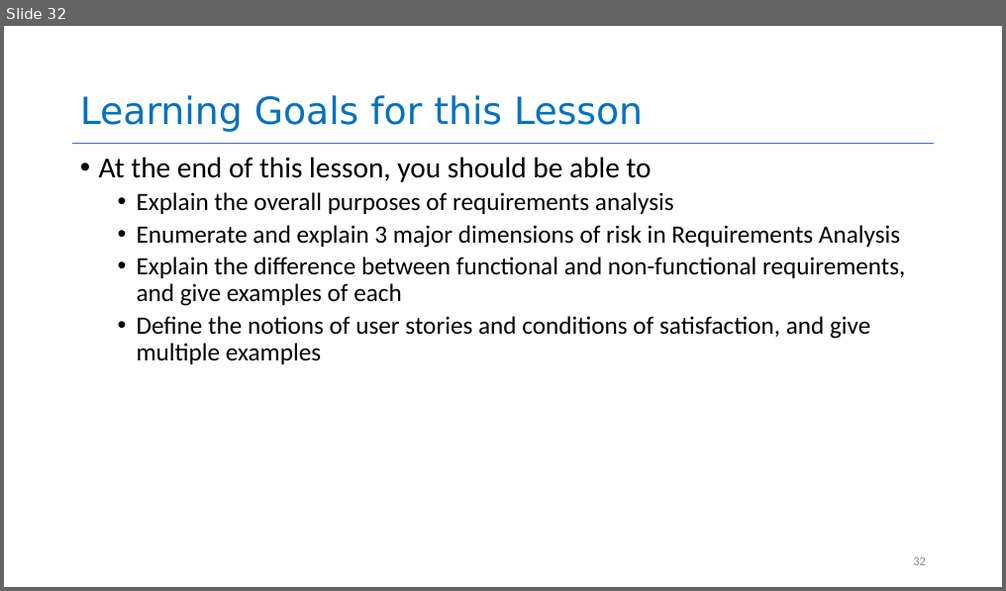
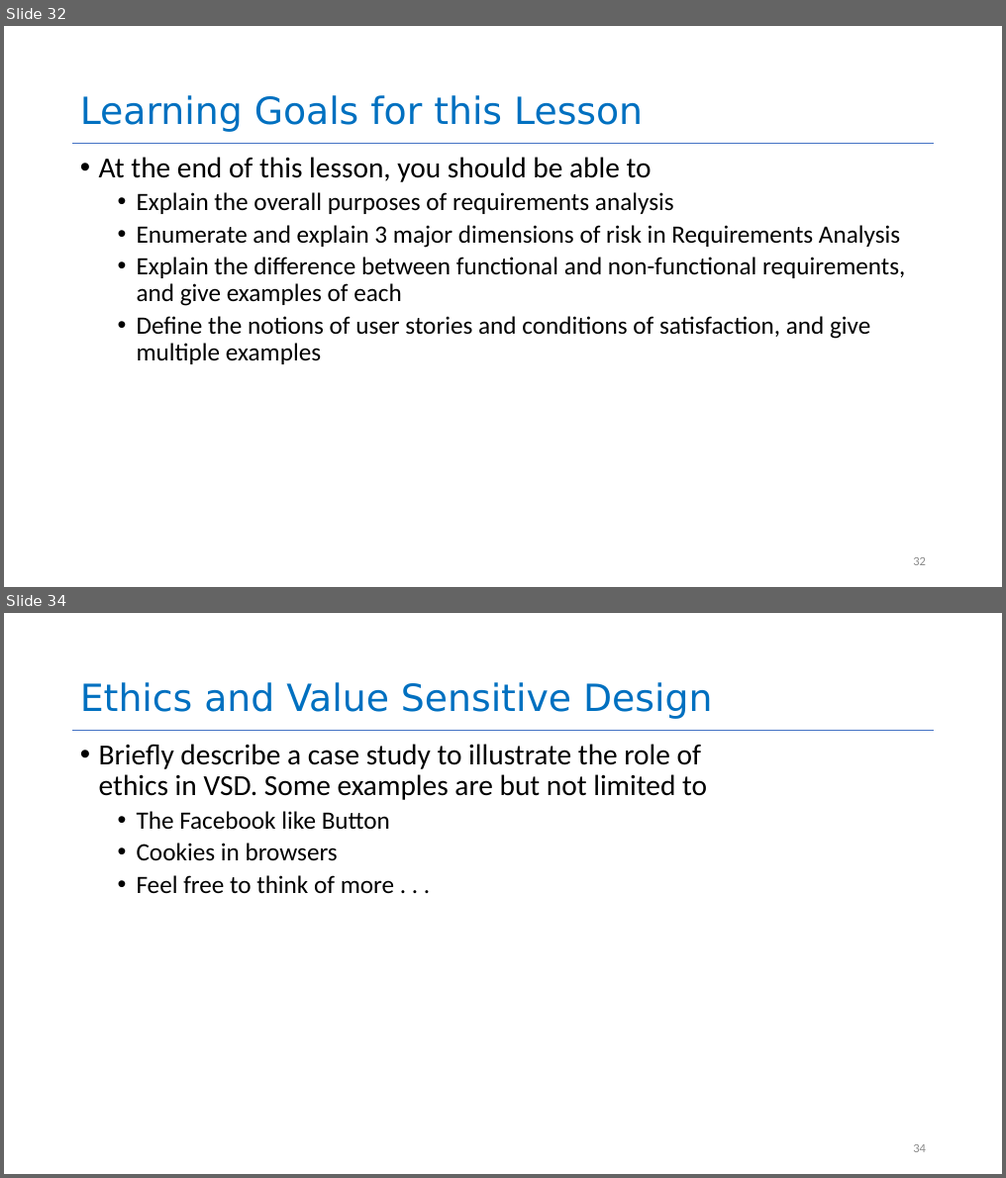
Before and after one commit to yashburshe/CS4530-Fall-2025, a slide deck: Slides/Module 01.2 Requirements Gathering.pptx. Shown one above the other, each under a label of ours: slide 32 before the commit, slides 32 and 34 after it; the slides between them are not shown. The pictures are 1006x591 and 1006x1178 pixels, drawn with LibreOffice and Linux fonts; fonts in the diff are those of the drawing. Boxes give left, top, right and bottom in pixels: in the first picture for what was removed or moved away, otherwise in the second. Text is boxed around its words. In the diff, an @@ line names an element or a change of style, - is before the commit and + after.

```diff
--- a/Slides/Module 01.2 Requirements Gathering.pptx
+++ b/Slides/Module 01.2 Requirements Gathering.pptx
@@ slide 34 added at [4,613,1002,1174], background #FFFFFF; not listed: 1 template element that a slide beside it also shows @@
@@ title added at [80,682,712,719], 36 pt, text #0070C0 @@
+Ethics and Value Sensitive Design
@@ text added at [99,744,707,893], 28 pt, text #000000 @@
+• Briefly describe a case study to illustrate the role of ethics in VSD. Some examples are but not limited to
+  • The Facebook like Button
+  • Cookies in browsers
+  • Feel free to think of more . . .
@@ page number added at [913,1145,926,1153], 12 pt, text #8C8C8C @@
+34
```
Also in this commit, not shown: 10 other slides added, 1 other file.
